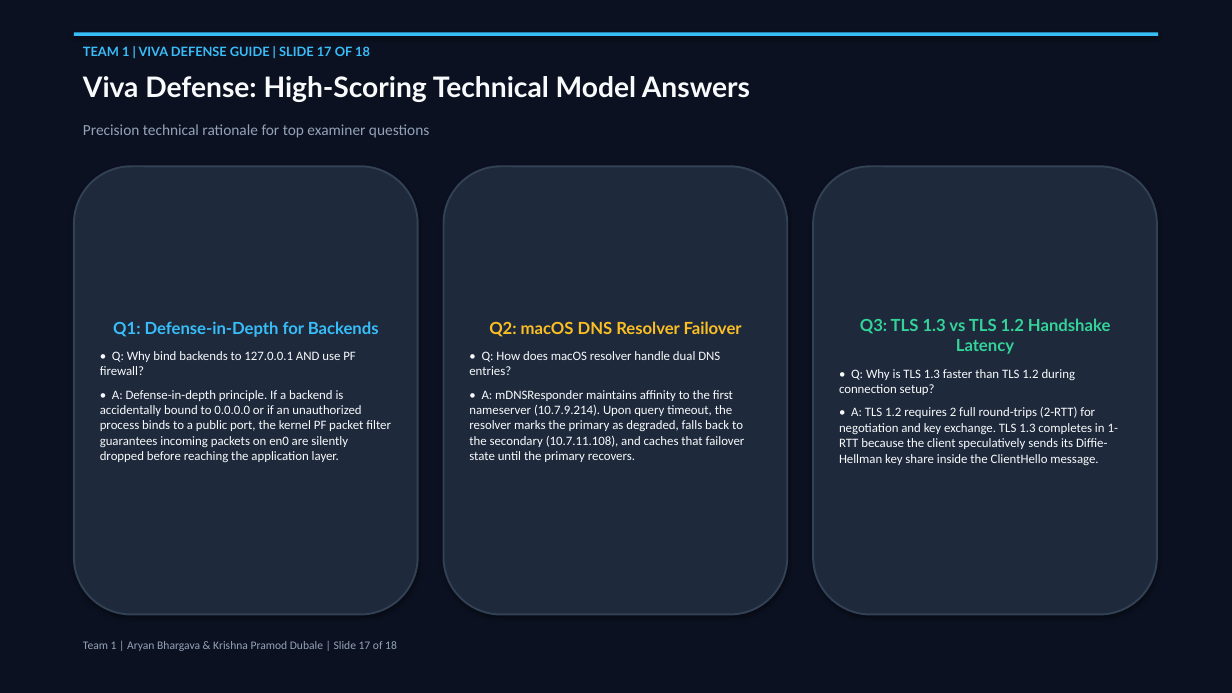
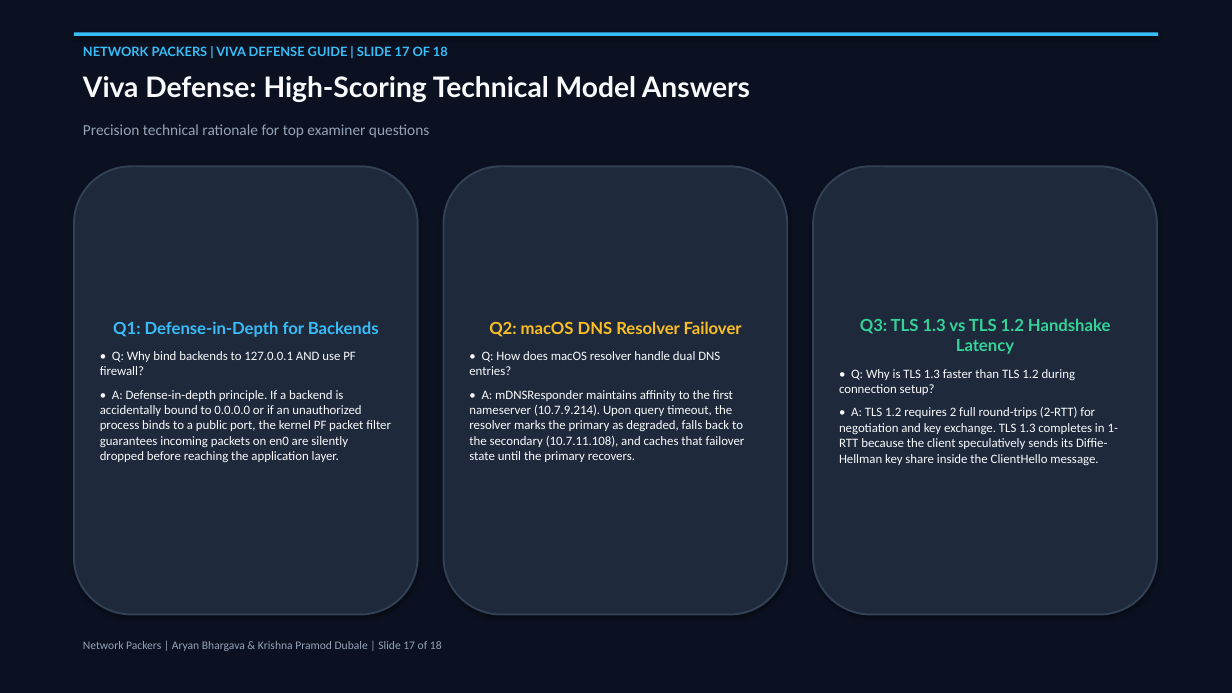
Before and after one commit to sanath-2512/Computer_Network, a slide deck: slide 17 of docs/Phase2_Final_Presentation_Team1.pptx. Drawn at 1232x693 pixels with LibreOffice and Linux fonts; fonts in the diff are those of the drawing. Boxes give left, top, right and bottom in pixels: in the first picture for what was removed or moved away, otherwise in the second. Text is boxed around its words. In the diff, an @@ line names an element or a change of style, - is before the commit and + after.

Commit message:
docs: update team branding to Network Packers across presentation and reports

```diff
--- a/docs/Phase2_Final_Presentation_Team1.pptx
+++ b/docs/Phase2_Final_Presentation_Team1.pptx
@@ text at <box>83,46,448,56</box>: text changed @@
-TEAM 1 | VIVA DEFENSE GUIDE | SLIDE 17 OF 18
+NETWORK PACKERS | VIVA DEFENSE GUIDE | SLIDE 17 OF 18
@@ text at <box>83,641,442,651</box>: text changed @@
-Team 1 | Aryan Bhargava & Krishna Pramod Dubale | Slide 17 of 18
+Network Packers | Aryan Bhargava & Krishna Pramod Dubale | Slide 17 of 18
```
Also in this commit, not shown: 17 other slides changed, 5 other files.
